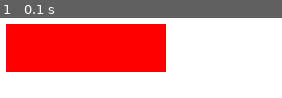
Above: before the commit, frame 1.
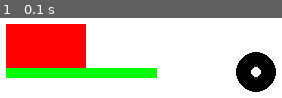
Above: after the commit, the same moment.

Repository: EricWithC04/pygame-practice
Game: pygame game, started from index.py
The game is run twice, just before and just after one commit, with the same random seed, the same clock (stepped at 60 frames per second) and the same inputs.
Inputs:
- Up to frame 1 (0.1 s): no input

The runs differ from the first frame. In frame 1, 28% of the frame differs, in the area x 2-98%, y 7-93%.

Commit message:
geometric figures

Diff:
--- a/index.py
+++ b/index.py
@@ -15,7 +15,9 @@
 }
 
 SCREEN.fill(colors["white"])
-pygame.draw.rect(SCREEN, colors["red"], (50, 40, 160, 48))
+pygame.draw.rect(SCREEN, colors["red"], (50, 40, 80, 48))
+pygame.draw.line(SCREEN, colors["green"], (50, 88), (200, 88), 10)
+pygame.draw.circle(SCREEN, colors["black"], (300, 88), 20, 15)
 
 while True:
     for event in pygame.event.get():
